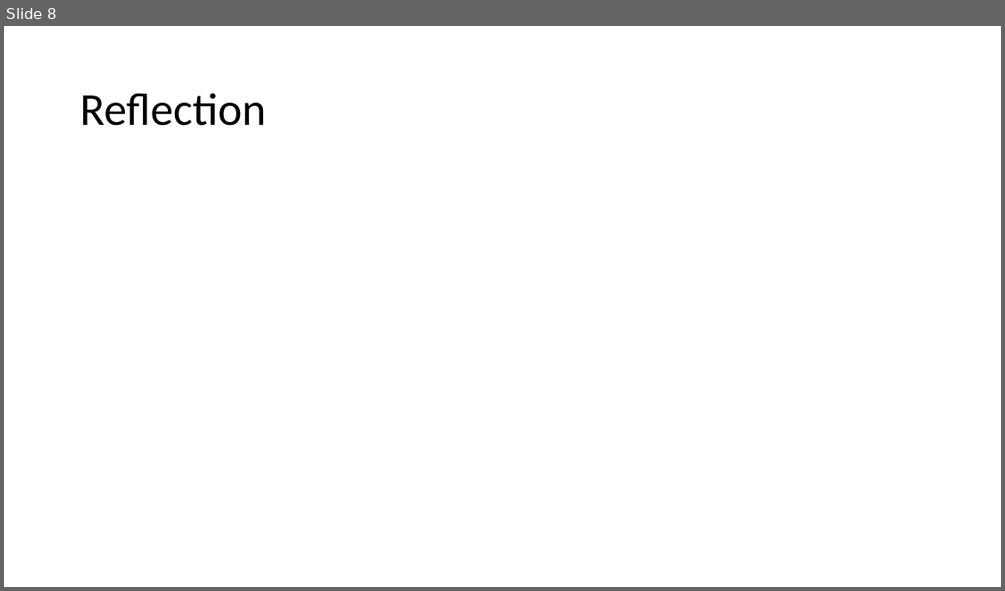
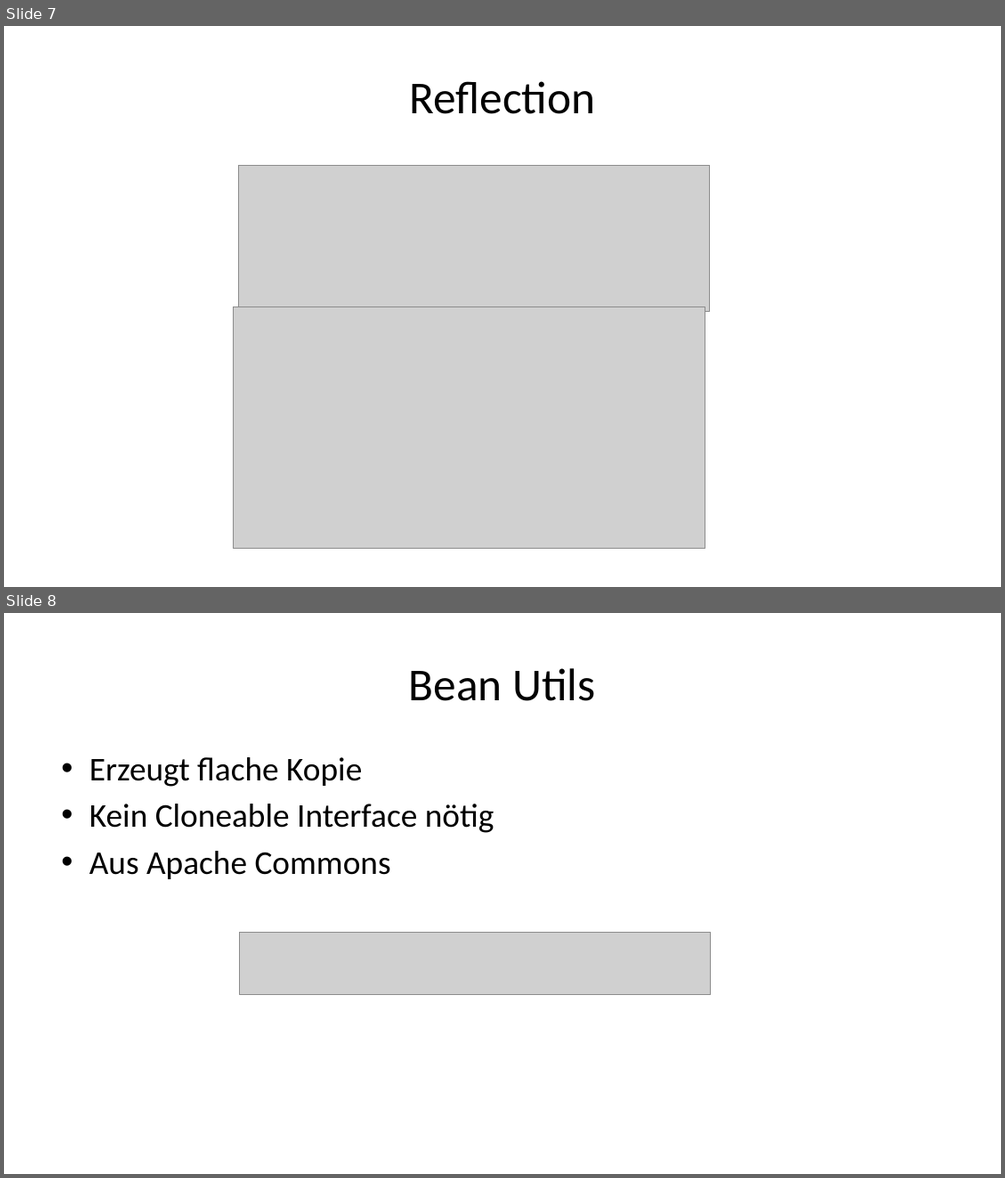
Before and after one commit to doubleSlashde/brownbagLunchCloneObjectsInJava, a slide deck: Klonen von Objekten in Java.pptx. Shown one above the other, each under a label of ours: slide 8 before the commit, slides 7 and 8 after it. The pictures are 1005x591 and 1005x1178 pixels, drawn with LibreOffice and Linux fonts; fonts in the diff are those of the drawing; grey boxes stand for pictures. Boxes give left, top, right and bottom in pixels: in the first picture for what was removed or moved away, otherwise in the second. Text is boxed around its words. In the diff, an @@ line names an element or a change of style, - is before the commit and + after.

```diff
--- a/Klonen von Objekten in Java.pptx
+++ b/Klonen von Objekten in Java.pptx
@@ slide 8 added at <box>4,613,1001,1174</box>, background #FFFFFF @@
@@ title added at <box>409,668,595,701</box>, 44 pt, text #000000 @@
+Bean Utils
@@ text added at <box>89,757,494,879</box>, 32 pt, text #000000 @@
+• Erzeugt flache Kopie
+• Kein Cloneable Interface nötig
+• Aus Apache Commons
@@ picture added at <box>240,932,711,994</box> @@
@@ what was slide 8 is now slide 7 @@
@@ slide 7 changed as well @@
@@ title "Reflection": place and size @@
-title "Reflection" at <box>80,93,266,126</box>
+title "Reflection" at <box>409,81,595,114</box>
@@ title "Reflection" at <box>409,81,595,114</box>: alignment left to centre; line spacing 0.9 to 1 @@
@@ picture added at <box>239,165,710,311</box> @@
@@ picture added at <box>234,306,704,548</box> @@
```
Also in this commit, not shown: 6 other slides changed, 3 other slides added, 3 slides removed, 2 other files.
